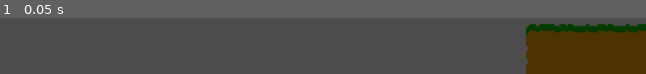
Above: before the commit, frame 1.
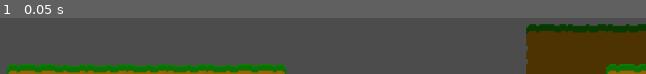
Above: after the commit, the same moment.

Repository: linkpy/mlp-roguelite
Game: Godot game, scene res://world/rooms/earth/earth_3x2_regular.tscn
Same seed, same stepped clock (60 frames per second), same inputs: the game is played once before the commit and once after it. This scene is started directly instead of the project's main scene.
Inputs:
- Up to frame 1 (0.05 s): no input

The runs differ from the first frame. In frame 1, 8.0% of the frame differs, in the area x 1-100%, y 82-100%.
Error after the commit: Invalid get index 'enemy_pool' (on base: 'Node (if_first_room.gd)'). (res://world/objects/enemy_spawn_area/enemy_spawn_area.gd:21)

Commit message:
Added enemy spawn areas.

Diff:
--- a/project.godot
+++ b/project.godot
@@ -53,6 +53,11 @@
 "class": "ConvolutionTileMapInput",
 "language": "GDScript",
 "path": "res://scripts/convolution/tilemap_input.gd"
+}, {
+"base": "Reference",
+"class": "EnemyPools",
+"language": "GDScript",
+"path": "res://scripts/enemy/pools.gd"
 }, {
 "base": "Node",
 "class": "FSM",
@@ -174,6 +179,7 @@
 "Convolution": "",
 "ConvolutionGridChecker": "",
 "ConvolutionTileMapInput": "",
+"EnemyPools": "",
 "FSM": "",
 "FSM_State": "",
 "FocusBasedCamera": "",
--- /dev/null
+++ b/scripts/enemy/pools.gd
@@ -0,0 +1,54 @@
+class_name EnemyPools
+extends Reference
+
+
+
+var pools: Dictionary
+
+
+
+func _init() -> void:
+	pools = {}
+
+
+
+func has_pool(pool: String) -> bool:
+	return pools.has(pool)
+
+
+
+func add_enemy(pool: String, e: PackedScene):
+	if has_pool(pool):
+		pools[pool].push_back(e)
+	else:
+		pools[pool] = [e]
+
+	return self
+
+func add_enemies(pool: String, es: Array):
+	for e in es:
+		add_enemy(pool, e)
+
+	return self
+
+func import_enemies(d: Dictionary):
+	for pool in d.keys():
+		add_enemies(pool, d[pool])
+
+	return self
+
+
+
+func get_enemies(pool: String) -> Array:
+	if not has_pool(pool):
+		return []
+
+	return pools[pool]
+
+func get_random_enemy(pool: String) -> PackedScene:
+	var l = get_enemies(pool)
+
+	if l.size() == 0:
+		return null
+
+	return l[randi() % l.size()]
--- a/world/levels/earth/earth_level.gd
+++ b/world/levels/earth/earth_level.gd
@@ -1,10 +1,19 @@
 extends Level
+
+
+
+var enemy_pool: EnemyPools
 
 
 
 func _pre_ready():
 	randomize()
 	var stime = OS.get_ticks_usec()
+
+	enemy_pool = EnemyPools.new()
+	enemy_pool.add_enemy(
+		"small", preload("res://enemies/slime/slime.tscn")
+	)
 
 	var room_pools = RoomRegistery.make_earth_pool()
 	var generator = LinearLevelGenerator.new(room_pools)
--- /dev/null
+++ b/world/objects/enemy_spawn_area/enemy_spawn_area.gd
@@ -0,0 +1,62 @@
+### \description Enemy spawn area.
+###
+tool
+extends VisibilityNotifier2D
+
+
+
+### \description Half size of the area.
+export var extents: Vector2 = Vector2(12,12) setget set_extents
+### \description List of enemies to spawn with their count.
+export var enemies: Dictionary = {}
+
+### \description Pools of enemies.
+var pool: EnemyPools
+
+
+
+##################################################### _ready
+func _ready() -> void:
+	if not Engine.editor_hint:
+		pool = get_parent().enemy_pool
+
+
+
+############################################################
+### \description Sets the half size of the area.
+###
+func set_extents(v):
+	extents = v
+
+	rect.position = -v
+	rect.size = 2*v
+
+
+
+############################################################
+### \description Called when the area enters the screen.
+###
+### \note Connected as oneshot.
+###
+func _on_screen_entered():
+	for kind in enemies.keys():
+		if kind.find("_") != -1:
+			kind = kind.substr(0, kind.find("_"))
+
+		var psc = pool.get_random_enemy(kind)
+
+		if psc == null:
+			continue
+
+		for i in range(enemies[kind]):
+			var pos = (
+				  position
+				+ Vector2(
+					rand_range(-extents.x, extents.x),
+					rand_range(-extents.y, extents.y)
+				  )
+			)
+
+			var inst = psc.instance()
+			inst.position = pos
+			get_parent().add_child(inst)
--- /dev/null
+++ b/world/objects/enemy_spawn_area/enemy_spawn_area.tscn
@@ -0,0 +1,12 @@
+[gd_scene load_steps=2 format=2]
+
+[ext_resource path="res://world/objects/enemy_spawn_area/enemy_spawn_area.gd" type="Script" id=1]
+
+[node name="enemy_spawn_area" type="VisibilityNotifier2D"]
+rect = Rect2( -12, -12, 24, 24 )
+script = ExtResource( 1 )
+extents = Vector2( 12, 12 )
+enemies = {
+
+}
+[connection signal="screen_entered" from="." to="." method="_on_screen_entered" flags=6]
--- a/world/rooms/earth/earth_3x2_regular.tscn
+++ b/world/rooms/earth/earth_3x2_regular.tscn
@@ -6,6 +6,7 @@
 [ext_resource path="res://world/tileset/earth.tres" type="TileSet" id=4]
 [ext_resource path="res://scripts/level/renderer/builtins/render_random_one.gd" type="Script" id=5]
 [ext_resource path="res://world/objects/room_area/room_area.tscn" type="PackedScene" id=6]
+[ext_resource path="res://world/objects/enemy_spawn_area/enemy_spawn_area.tscn" type="PackedScene" id=7]
 
 [node name="earth_3x2" type="Node"]
 script = ExtResource( 1 )
@@ -60,17 +61,56 @@
 
 [node name="select_random_one" type="Node" parent="."]
 script = ExtResource( 5 )
-may_render_nothing = true
 
-[node name="map_fg_0" type="TileMap" parent="select_random_one"]
+[node name="basic0" type="Node" parent="select_random_one"]
+script = ExtResource( 1 )
+
+[node name="if_not_first_room" type="Node" parent="select_random_one/basic0"]
+script = ExtResource( 3 )
+render_if_not_first = true
+
+[node name="enemy_spawn_area" parent="select_random_one/basic0/if_not_first_room" instance=ExtResource( 7 )]
+position = Vector2( 360, 381 )
+rect = Rect2( -72, -12, 144, 24 )
+extents = Vector2( 72, 12 )
+enemies = {
+"medium": 3,
+"small": 6
+}
+
+[node name="map_fg_0" type="TileMap" parent="select_random_one/basic0"]
 visible = false
 tile_set = ExtResource( 4 )
 cell_size = Vector2( 24, 24 )
 format = 1
 tile_data = PoolIntArray( 10, 0, 1, 11, 0, 65536, 12, 0, 65536, 13, 0, 65536, 14, 0, 65536, 15, 0, 65536, 16, 0, 65536, …(2623 unchanged characters)…
 
-[node name="map_fg_1" type="TileMap" parent="select_random_one"]
-visible = false
+[node name="basic1" type="Node" parent="select_random_one"]
+script = ExtResource( 1 )
+
+[node name="if_not_first_room" type="Node" parent="select_random_one/basic1"]
+script = ExtResource( 3 )
+render_if_not_first = true
+
+[node name="enemy_spawn_area" parent="select_random_one/basic1/if_not_first_room" instance=ExtResource( 7 )]
+position = Vector2( 180, 224 )
+rect = Rect2( -72, -12, 144, 24 )
+extents = Vector2( 72, 12 )
+enemies = {
+"medium": 2,
+"small": 4
+}
+
+[node name="enemy_spawn_area2" parent="select_random_one/basic1/if_not_first_room" instance=ExtResource( 7 )]
+position = Vector2( 540, 224 )
+rect = Rect2( -72, -12, 144, 24 )
+extents = Vector2( 72, 12 )
+enemies = {
+"medium": 2,
+"small": 4
+}
+
+[node name="map_fg_1" type="TileMap" parent="select_random_one/basic1"]
 tile_set = ExtResource( 4 )
 cell_size = Vector2( 24, 24 )
 format = 1
Not shown: 1 places in world/rooms/earth/earth_3x2_regular.tscn that only renumber resources
